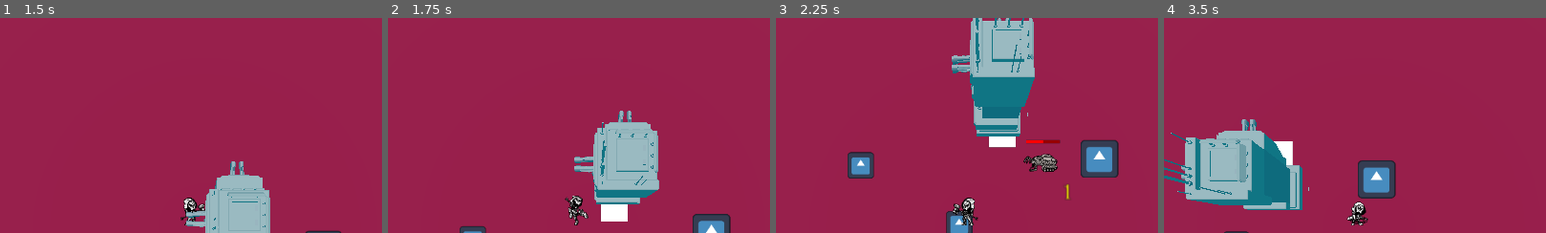
Above: before the commit, frames 1-4 (left to right).
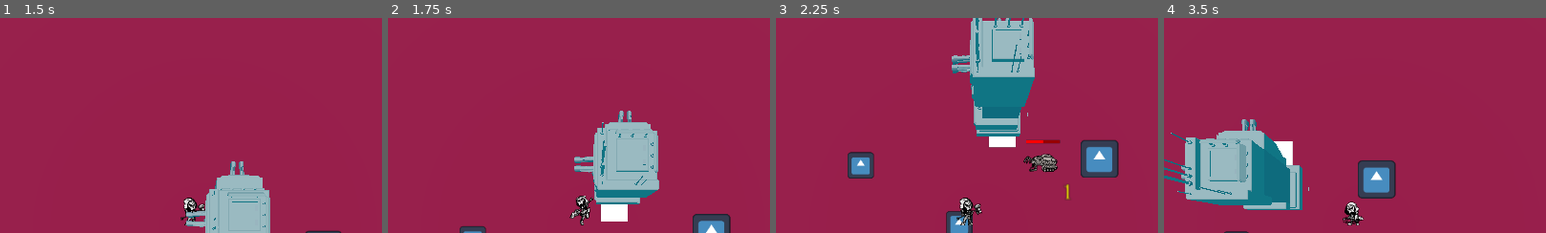
Above: after the commit, the same moments.

Repository: whitehatcat-JE/TowerDefenceGameJam
Game: Godot game, scene res://main/enviroment_3d.tscn
The game is run twice, just before and just after one commit, with the same random seed, the same clock (stepped at 60 frames per second) and the same inputs. The engine's default icon, where the game draws it, is replaced by a stand-in: a white triangle on a blue panel in a dark square.
Inputs:
- Up to frame 1 (1.5 s): hold Right (ui_right) 0.53-1.28 s; tap J (attack) at 0.6, 1.35 s; hold Down (ui_down) from 1.28 s (still down)
- Up to frame 2 (1.75 s): keep holding Down (ui_down)
- Up to frame 3 (2.25 s): release Down (ui_down) at 2.03 s; hold Right (ui_right) from 2.03 s (still down); tap J (attack) at 2.1 s
- Up to frame 4 (3.5 s): release Right (ui_right) at 2.78 s; hold Up (ui_up) from 2.78 s (still down); tap J (attack) at 2.85 s
The pictures show only the part of the screen within x 23-73%, y 1-51%; the shares and areas given below are measured in that part.

Frame 1 is identical in both runs. In frame 2, 0.6% of the frame differs, in the area x 46-54%, y 82-97%; in frame 3, 0.5%; in frame 4, 0.5%.

Commit message:
Minor flipping change

Diff:
--- a/player/Player.gd
+++ b/player/Player.gd
@@ -22,7 +22,7 @@
 		velocity = velocity.move_toward(Vector2.ZERO, friction * delta)
 	if velocity.x > 0:
 		$playerSprite.scale.x = -0.5
-	else:
+	elif velocity.x < 0:
 		$playerSprite.scale.x = 0.5
 	move()
 
